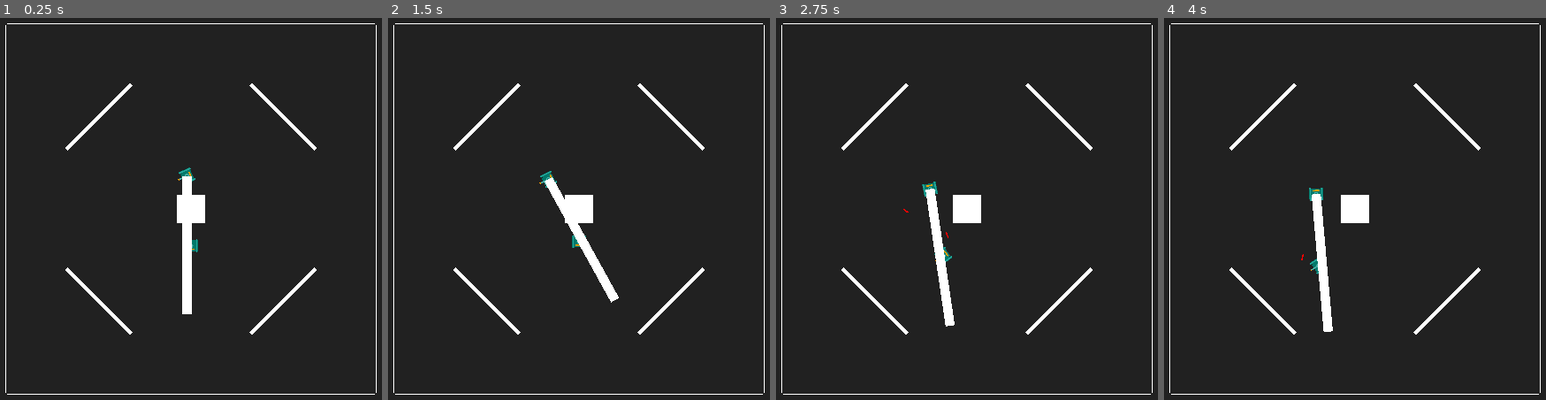
Above: before the commit, frames 1-4 (left to right).
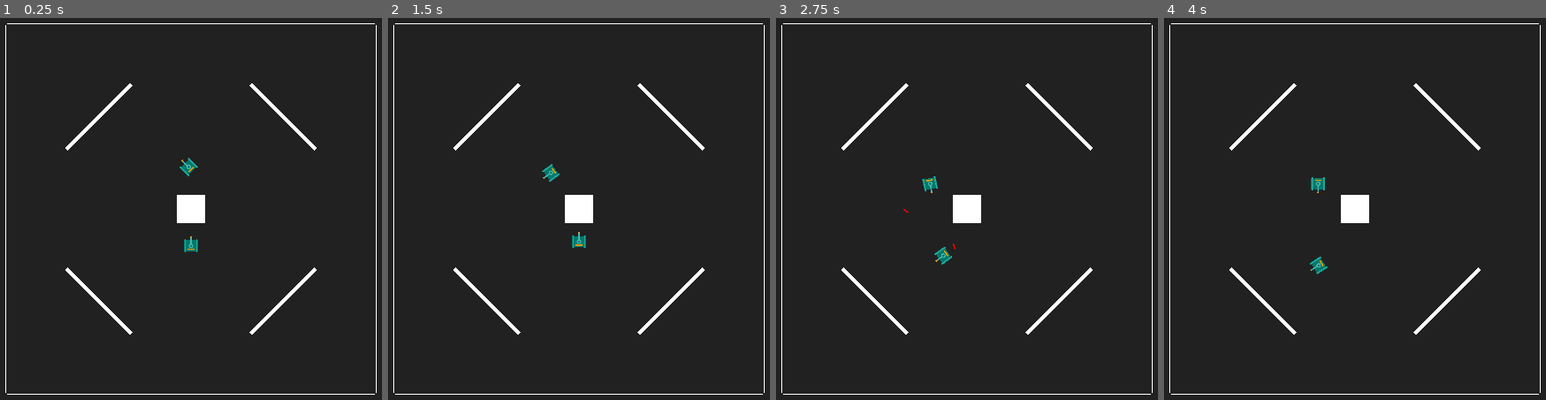
Above: after the commit, the same moments.

Repository: ashmeet28/battletanks
Game: Godot game, scene res://arena.tscn
Two runs of this game, one before a commit and one after it. Both use one fixed random seed, a clock stepped at 60 frames per second and the inputs below.
Inputs:
- Up to frame 1 (0.25 s): no input
- Up to frame 2 (1.5 s): hold W (tank_move_forward) 0.53-1.28 s; hold Space (tank_fire) 0.53-1.28 s; hold S (tank_move_backwards) from 1.28 s (still down); tap Space (tank_fire) at 1.35 s
- Up to frame 3 (2.75 s): release S (tank_move_backwards) at 2.03 s; hold W (tank_move_forward) from 2.03 s (still down); hold A (tank_turn_anticlockwise) from 2.03 s (still down); tap Space (tank_fire) at 2.3 s
- Up to frame 4 (4 s): release A (tank_turn_anticlockwise) at 2.78 s; tap D (tank_turn_clockwise) at 2.85 s; tap Space (tank_fire) at 3.05 s; release W (tank_move_forward) at 3.53 s; hold S (tank_move_backwards) from 3.53 s (still down); hold Space (tank_fire) from 3.53 s (still down)

The runs differ from the first frame. In frame 1, 0.9% of the frame differs, in the area x 46-52%, y 36-78%; in frame 2, 0.9%; in frame 3, 1.0%; in frame 4, 1.1%, in the area x 35-45%, y 41-83%.

Commit message:
Finally rays are working

Diff:
--- a/arena.gd
+++ b/arena.gd
@@ -1,18 +1,11 @@
 extends Node2D
-
-var current_tank_id:int = 0
-func get_next_tank_id():
-	current_tank_id += 1
-	return current_tank_id
 
 func _ready():
 	var instance = preload("res://tank.tscn").instantiate()
 	instance.position = Vector2(0, 400)
-	instance.tank_id = get_next_tank_id()
 	add_child(instance)
 
 	var instance2 = preload("res://bot_tank.tscn").instantiate()
 	instance2.position = Vector2(0, -400)
-	instance2.tank_id = get_next_tank_id()
-	instance2.target_tank_id = instance.tank_id
+	instance2.target_tank_id = instance.get_instance_id()
 	add_child(instance2)
--- a/bot_tank.gd
+++ b/bot_tank.gd
@@ -12,7 +12,8 @@
 
 func _ready():
 	missile_last_fired = Time.get_ticks_msec()
-	rotation = randf_range(0, PI*2)
+	for s in range(-50, 50 + 10, 10):
+		print(s)
 
 func free_white_square_points():
 	for p in get_tree().get_nodes_in_group("square_points"):
@@ -21,46 +22,48 @@
 func spaw_white_square_points(new_square_points):
 	for p in new_square_points:
 		var instance = preload("res://white_sqaure_point.tscn").instantiate()
-		instance.position = Vector2(p.x, p.y)
+		instance.global_position = Vector2(p.x, p.y)
 		get_parent().add_child(instance)
 
-func get_target_tank():
-	for t in get_tree().get_nodes_in_group("tanks"):
-		if t.tank_id == target_tank_id:
-			return t
 
 func is_target_tank_in_line_of_sight():
 	free_white_square_points()
 
-	var p1 = position
-	var p2 = get_target_tank().position
+	var p1 = global_position
+	var p2 = instance_from_id(target_tank_id).global_position
 
-	$Area2D.position = p1.direction_to(p2).rotated(-rotation) * 750
-	$Area2D.rotation = p1.direction_to(p2).rotated(-rotation).angle() + (PI/2)
+	if p1.distance_to(p2) > 1500.0:
+		return false
 
-	var has_target_tank = false
-	if $Area2D.has_overlapping_bodies():
-		for b in $Area2D.get_overlapping_bodies():
-			if b.is_in_group("tanks") && b.tank_id == target_tank_id:
-				has_target_tank = true
-			elif b != self:
-				return false
-	return has_target_tank
+
+	for s in range(-50, 50 + 10, 10):
+		var p = p1.direction_to(p2).rotated(PI/2) * s
+		var q = PhysicsRayQueryParameters2D.create(p1 + p, p2 + p)
+		q.exclude = [self]
+		var r = get_world_2d().direct_space_state.intersect_ray(q)
+		if !(r.has("collider")
+				and r.collider.is_in_group("tanks")
+				and r.collider.get_instance_id() == target_tank_id):
+			return false
+
+	return true
 
 func tank_rotate_towards_direction(v1, delta):
 	var v2 = Vector2.UP.rotated(rotation)
-	if v2.cross(v1) > 0:
+	if v2.cross(v1) > v2.cross(v2.rotated(PI * delta)):
 		rotate(PI * delta)
-	elif v2.cross(v1) < -0:
+	elif v2.cross(v1) < v2.cross(v2.rotated(-(PI * delta))):
 		rotate(-(PI * delta))
+
 
 func tank_get_next_position_towards_target_tank():
 	var astar = ArenaGlobalVariables.bot_tank_astar
 	var p1 = astar.get_closest_point(position)
-	var p2 = astar.get_closest_point(get_target_tank().position)
+	var p2 = astar.get_closest_point(instance_from_id(target_tank_id).position)
 	var id_path = astar.get_id_path(p1, p2)
 	if id_path.size() >= 3:
 		return astar.get_point_position(id_path[1])
+
 
 func tank_fire_missile():
 	var curr_time = Time.get_ticks_msec()
@@ -68,9 +71,10 @@
 		var instance = preload("res://tank_missile.tscn").instantiate()
 		instance.position = position + Vector2(0, -160).rotated(rotation)
 		instance.rotation = rotation
-		instance.owner_tank_id = tank_id
+		instance.owner_tank_id = get_instance_id()
 		get_parent().add_child(instance)
 		missile_last_fired = curr_time
+
 
 func _physics_process(delta):
 	if tank_life <= 0:
@@ -79,16 +83,20 @@
 
 	velocity = Vector2.ZERO
 	if is_target_tank_in_line_of_sight():
-		tank_rotate_towards_direction(position.direction_to(get_target_tank().position), delta)
+		tank_rotate_towards_direction(
+					position.direction_to(
+								instance_from_id(target_tank_id).position),
+					delta)
 	else:
 		var next_p = tank_get_next_position_towards_target_tank()
 		if next_p != null:
-			tank_rotate_towards_direction(position.direction_to(next_p), delta)
+			tank_rotate_towards_direction(
+						position.direction_to(next_p), delta)
 			velocity = Vector2.UP.rotated(rotation) * max_speed
 
 	if $RayCast2D.is_colliding():
 		if $RayCast2D.get_collider().is_in_group("tanks"):
-			if $RayCast2D.get_collider().tank_id == target_tank_id:
+			if $RayCast2D.get_collider().get_instance_id() == target_tank_id:
 				tank_fire_missile()
 
 	move_and_slide()
--- a/bot_tank.tscn
+++ b/bot_tank.tscn
@@ -1,11 +1,7 @@
-[gd_scene load_steps=5 format=3 uid="uid://dxqjxers5o7km"]
+[gd_scene load_steps=3 format=3 uid="uid://dxqjxers5o7km"]
 
 [ext_resource type="Texture2D" uid="uid://cuy4n1yfc0alr" path="res://tank.svg" id="1_bqgdb"]
 [ext_resource type="Script" path="res://bot_tank.gd" id="1_mv1gb"]
-[ext_resource type="Texture2D" uid="uid://be3ur7c5685av" path="res://white_square.svg" id="3_xfff8"]
-
-[sub_resource type="RectangleShape2D" id="RectangleShape2D_nbfu4"]
-size = Vector2(80, 1500)
 
 [node name="BotTank" type="CharacterBody2D" groups=["tanks"]]
 script = ExtResource("1_mv1gb")
@@ -19,13 +15,3 @@
 
 [node name="RayCast2D" type="RayCast2D" parent="."]
 target_position = Vector2(0, -10000)
-
-[node name="Area2D" type="Area2D" parent="."]
-position = Vector2(0, -750)
-
-[node name="CollisionShape2D" type="CollisionShape2D" parent="Area2D"]
-shape = SubResource("RectangleShape2D_nbfu4")
-
-[node name="Sprite2D" type="Sprite2D" parent="Area2D"]
-scale = Vector2(1, 15)
-texture = ExtResource("3_xfff8")
--- a/tank.gd
+++ b/tank.gd
@@ -17,7 +17,8 @@
 		var instance = preload("res://tank_missile.tscn").instantiate()
 		instance.position = position + Vector2(0, -160).rotated(rotation)
 		instance.rotation = rotation
-		instance.owner_tank_id = tank_id
+		instance.owner_tank_id = get_instance_id()
+		print(instance.get_instance_id()," ", Time.get_ticks_usec())
 		get_parent().add_child(instance)
 		missile_last_fired = curr_time
 
--- a/tank_missile.gd
+++ b/tank_missile.gd
@@ -10,8 +10,7 @@
 		for b in get_overlapping_bodies():
 			if b.is_in_group("tanks") && !is_collided_with_tank:
 				b.tank_life -= 25
-				for curr_tank in get_tree().get_nodes_in_group("tanks"):
-					if curr_tank.tank_id == owner_tank_id:
-						curr_tank.tank_damage_given += 25
+				if is_instance_id_valid(owner_tank_id):
+					instance_from_id(owner_tank_id).tank_damage_given += 25
 				is_collided_with_tank = true
 		queue_free()
